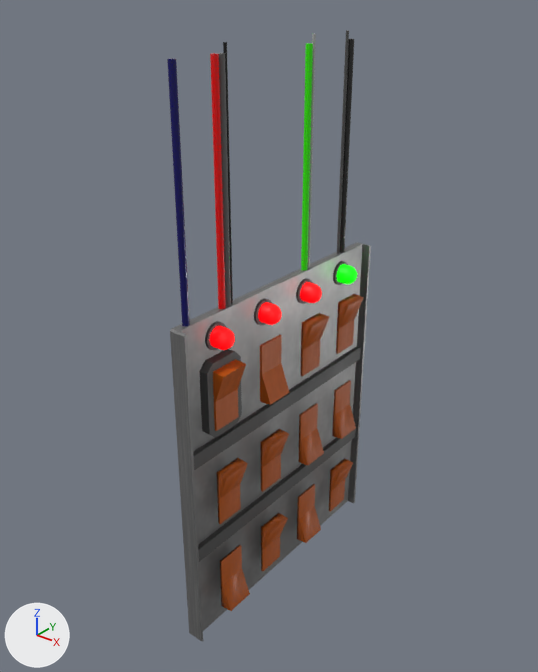
One commit to the glTF model Systems Offline/systems-offline/src/3d/Assets/Comm room/NEW MODELS GLB COMMS/Final_Filler_Switch panel 1.glb: the scene before it, then after it.
One viewpoint serves both versions: a camera (50 mm lens) standing at (11.32, -14.63, 16.92) and looking at (-0.18, -0.25, 8.0). The axes (+X, +Y, +Z) are drawn at lower left. The lights are the same throughout. The older version comes first. Where no turn or scale is listed for an object, it has been applied to the vertices. Vertices at exactly the same position are counted once.
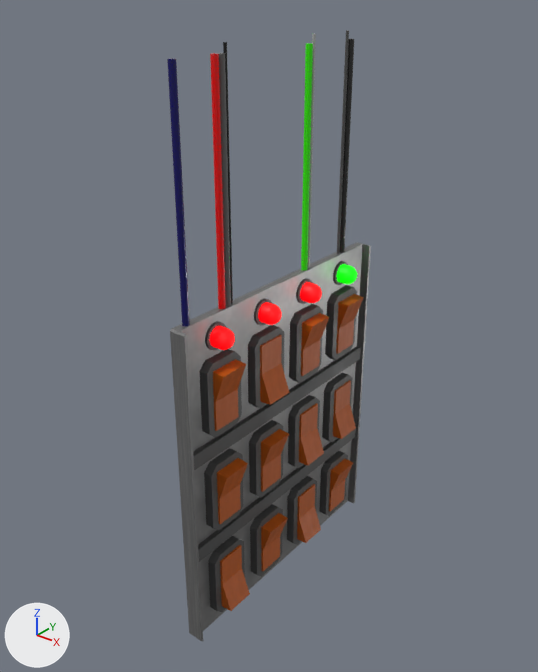
Boxes [x1, y1, x2, y2] around the edits, measured in the pictures (538 x 672 px):
'Cube.001', reshaped (261% wider, 264% taller)
    before: [199, 349, 242, 438]
    after: [199, 285, 357, 612]
part 1 of me_cube_002, added
    after: [248, 325, 284, 409]
part 2 of me_cube_002, added
    after: [289, 304, 323, 383]
part 3 of me_cube_002, added
    after: [325, 285, 357, 360]
part 4 of me_cube_002, added
    after: [204, 448, 243, 530]
part 5 of me_cube_002, added
    after: [249, 420, 283, 498]
part 6 of me_cube_002, added
    after: [288, 395, 320, 468]
part 7 of me_cube_002, added
    after: [322, 372, 352, 442]
part 8 of me_cube_002, added
    after: [208, 536, 245, 612]
part 9 of me_cube_002, added
    after: [250, 504, 283, 577]
part 10 of me_cube_002, added
    after: [287, 476, 317, 545]
part 11 of me_cube_002, added
    after: [319, 451, 348, 516]

What changed in the scene script:
```text
Change me_cube_002:
    used by ob_cube_001; location = (0.2, -2.69, 7.45)
    remove me_cube_002.from_pydata(...)  # 16 vertices, 28 faces; spans x -0.17..0.17, y -0.61..0.61, z -1.06..1.06
    add me_cube_002.from_pydata(...)  # 192 vertices, 336 faces; spans x -0.17..0.17, y -0.61..6.01, z -7.01..1.06
    me_cube_002 part 1: the loose piece of 16 vertices spanning x -0.17..0.17, y -0.61..0.61, z -1.06..1.06 is copied, and the copy is moved by (0.0, 1.8, 0.0); it spans x -0.17..0.17, y 1.19..2.41, z -1.06..1.06
    me_cube_002 part 2: the loose piece of 16 vertices spanning x -0.17..0.17, y -0.61..0.61, z -1.06..1.06 is copied, and the copy is moved by (0.0, 3.6, 0.0); it spans x -0.17..0.17, y 2.99..4.21, z -1.06..1.06
    me_cube_002 part 3: the loose piece of 16 vertices spanning x -0.17..0.17, y -0.61..0.61, z -1.06..1.06 is copied, and the copy is moved by (0.0, 5.4, 0.0); it spans x -0.17..0.17, y 4.79..6.01, z -1.06..1.06
    me_cube_002 part 4: the loose piece of 16 vertices spanning x -0.17..0.17, y -0.61..0.61, z -1.06..1.06 is copied, and the copy is moved by (0.0, 0.0, -2.98); it spans x -0.17..0.17, y -0.61..0.61, z -4.04..-1.91
    me_cube_002 part 5: the loose piece of 16 vertices spanning x -0.17..0.17, y -0.61..0.61, z -1.06..1.06 is copied, and the copy is moved by (0.0, 1.8, -2.98); it spans x -0.17..0.17, y 1.19..2.41, z -4.04..-1.91
    me_cube_002 part 6: the loose piece of 16 vertices spanning x -0.17..0.17, y -0.61..0.61, z -1.06..1.06 is copied, and the copy is moved by (0.0, 3.6, -2.98); it spans x -0.17..0.17, y 2.99..4.21, z -4.04..-1.91
    me_cube_002 part 7: the loose piece of 16 vertices spanning x -0.17..0.17, y -0.61..0.61, z -1.06..1.06 is copied, and the copy is moved by (0.0, 5.4, -2.98); it spans x -0.17..0.17, y 4.79..6.01, z -4.04..-1.91
    me_cube_002 part 8: the loose piece of 16 vertices spanning x -0.17..0.17, y -0.61..0.61, z -1.06..1.06 is copied, and the copy is moved by (0.0, 0.0, -5.95); it spans x -0.17..0.17, y -0.61..0.61, z -7.01..-4.89
    me_cube_002 part 9: the loose piece of 16 vertices spanning x -0.17..0.17, y -0.61..0.61, z -1.06..1.06 is copied, and the copy is moved by (0.0, 1.8, -5.95); it spans x -0.17..0.17, y 1.19..2.41, z -7.01..-4.89
    me_cube_002 part 10: the loose piece of 16 vertices spanning x -0.17..0.17, y -0.61..0.61, z -1.06..1.06 is copied, and the copy is moved by (0.0, 3.6, -5.95); it spans x -0.17..0.17, y 2.99..4.21, z -7.01..-4.89
    me_cube_002 part 11: the loose piece of 16 vertices spanning x -0.17..0.17, y -0.61..0.61, z -1.06..1.06 is copied, and the copy is moved by (0.0, 5.4, -5.95); it spans x -0.17..0.17, y 4.79..6.01, z -7.01..-4.89
```
